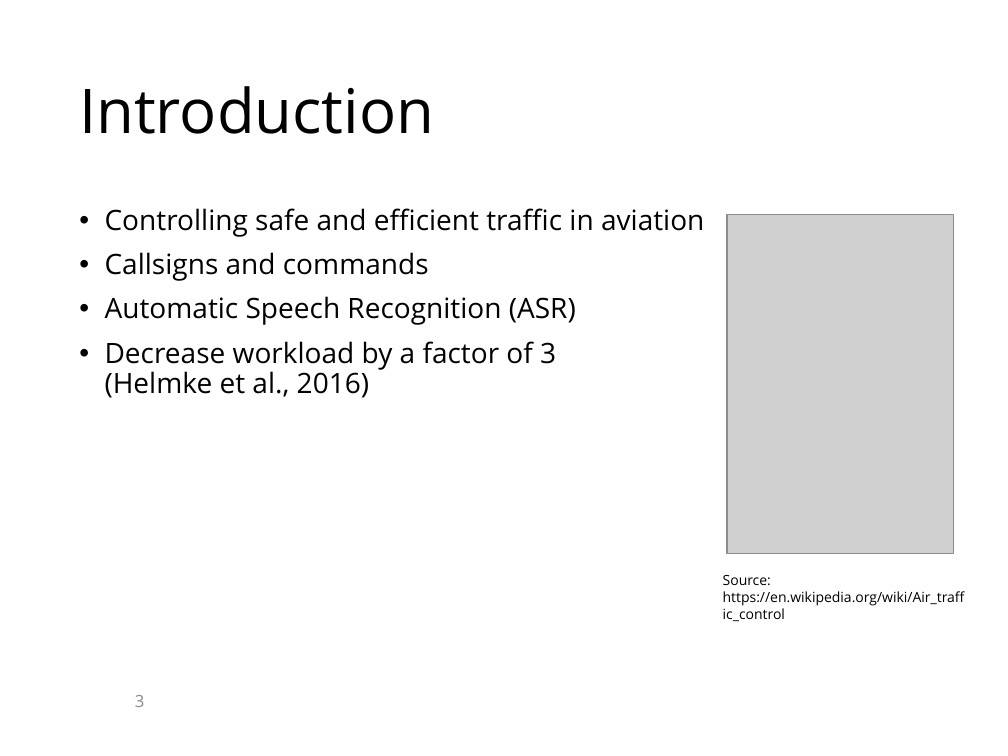
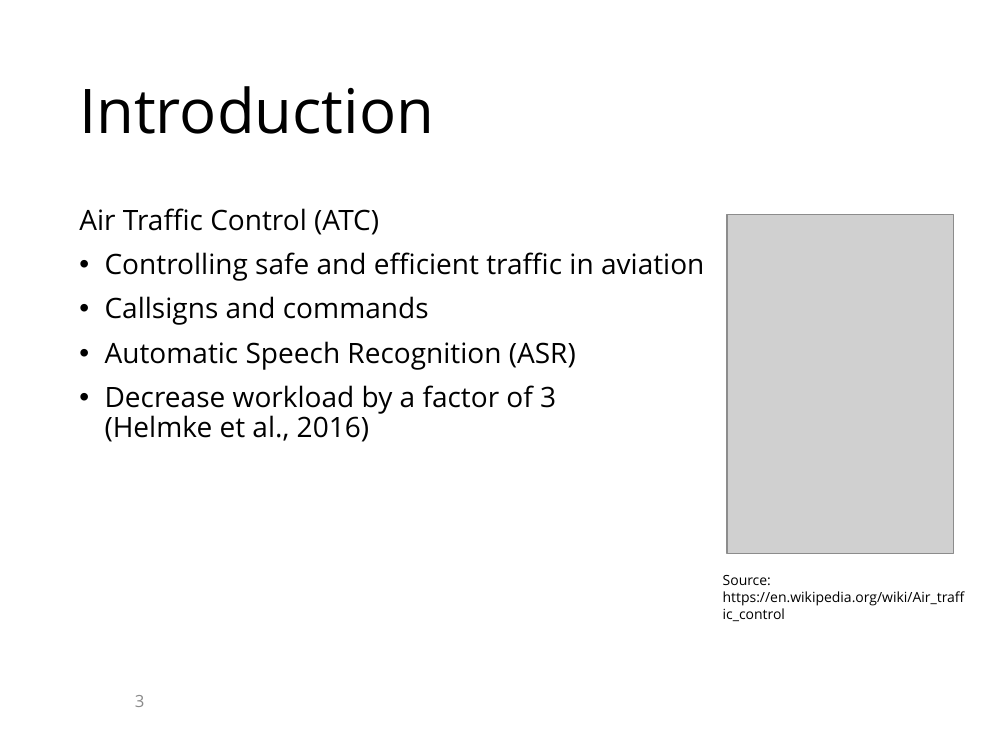
Before and after one commit to KaranChand/ATC, a slide deck: slide 3 of Thesis presentation ATC.pptx. Drawn at 1008x756 pixels with LibreOffice and Linux fonts; fonts in the diff are those of the drawing; grey boxes stand for pictures; background and template pictures are left out. Boxes give left, top, right and bottom in pixels: in the first picture for what was removed or moved away, otherwise in the second. Text is boxed around its words. In the diff, an @@ line names an element or a change of style, - is before the commit and + after.

```diff
--- a/Thesis presentation ATC.pptx
+++ b/Thesis presentation ATC.pptx
@@ text at <box>79,208,379,235</box>: paragraph added @@
+Air Traffic Control (ATC)
```
Also in this commit, not shown: 3 other slides changed.
